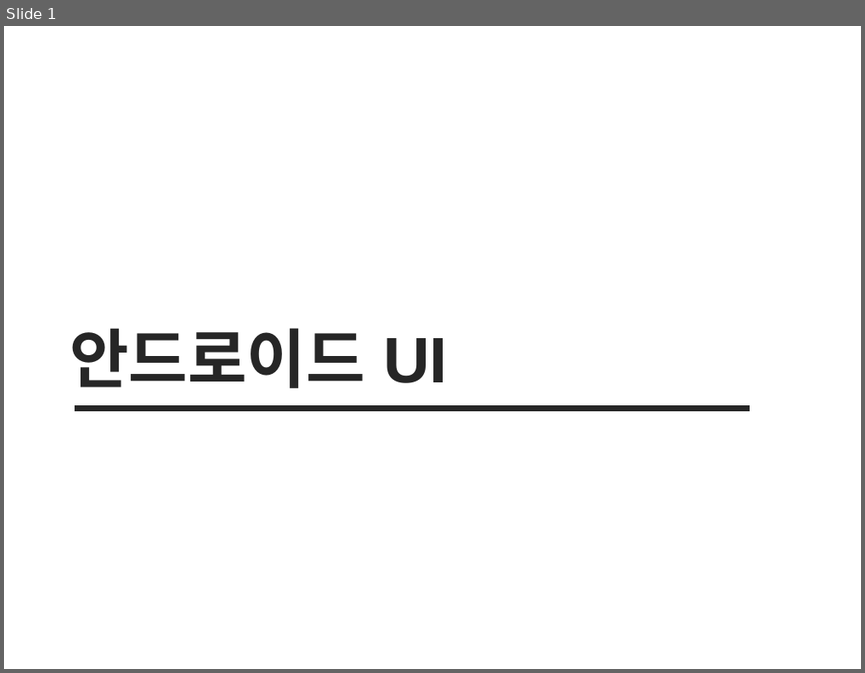
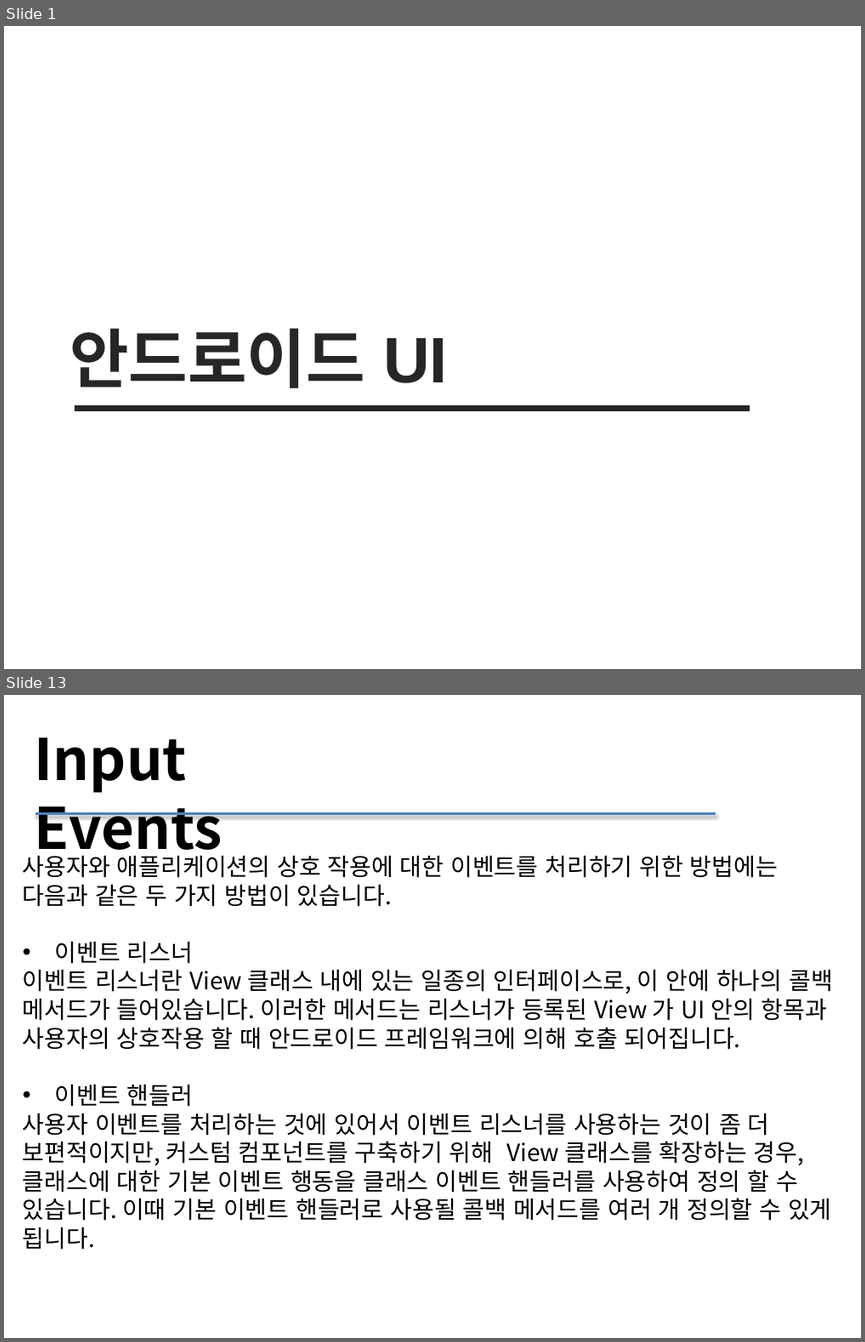
Before and after one commit to sc545/Beacon, a slide deck: 안드로이드 UI.pptx. Shown one above the other, each under a label of ours: slide 1 before the commit, slides 1 and 13 after it; the slides between them are not shown. The pictures are 865x673 and 865x1342 pixels, drawn with LibreOffice and Linux fonts; fonts in the diff are those of the drawing. Boxes give left, top, right and bottom in pixels: in the first picture for what was removed or moved away, otherwise in the second. Text is boxed around its words. In the diff, an @@ line names an element or a change of style, - is before the commit and + after.

```diff
--- a/안드로이드 UI.pptx
+++ b/안드로이드 UI.pptx
@@ slide 13 added at (4, 695, 861, 1338), background #FFFFFF @@
@@ text added at (35, 737, 223, 863), 48 pt, text #000000, bold @@
+Input Events
@@ line added from (35, 814) to (716, 814), #4F81BD 2 pt @@
@@ text added at (23, 855, 833, 1249), 20 pt, text #000000 @@
+사용자와 애플리케이션의 상호 작용에 대한 이벤트를 처리하기 위한 방법에는 다음과 같은 두 가지 방법이 있습니다.
+• 이벤트 리스너
+이벤트 리스너란 View 클래스 내에 있는 일종의 인터페이스로, 이 안에 하나의 콜백 메서드가 들어있습니다. 이러한 메서드는 리스너가 등록된 View 가 UI 안의 항목과 사용자의 상호작용 할 때 안드로이드 프레임워크에 의해 호출 되어집니다.
+• 이벤트 핸들러
+사용자 이벤트를 처리하는 것에 있어서 이벤트 리스너를 사용하는 것이 좀 더 보편적이지만, 커스텀 컴포넌트를 구축하기 위해 View 클래스를 확장하는 경우, 클래스에 대한 기본 이벤트 행동을 클래스 이벤트 핸들러를 사용하여 정의 할 수 있습니다. 이때 기본 이벤트 핸들러로 사용될 콜백 메서드를 여러 개 정의할 수 있게 됩니다.
```
Also in this commit, not shown: 18 other slides added, 15 slides removed, 1 other file.
